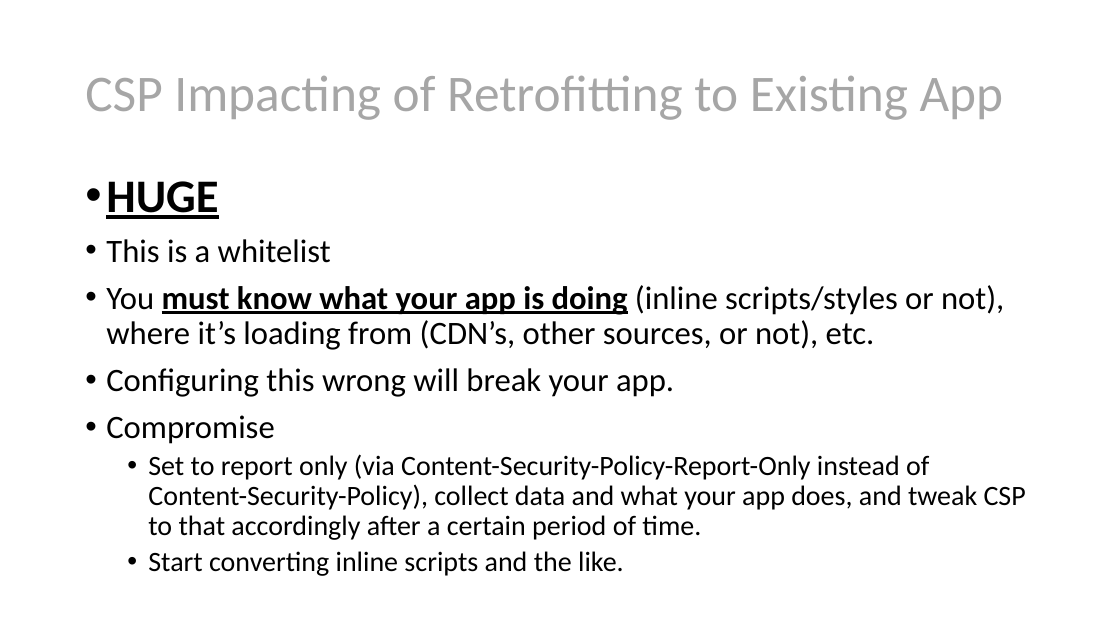
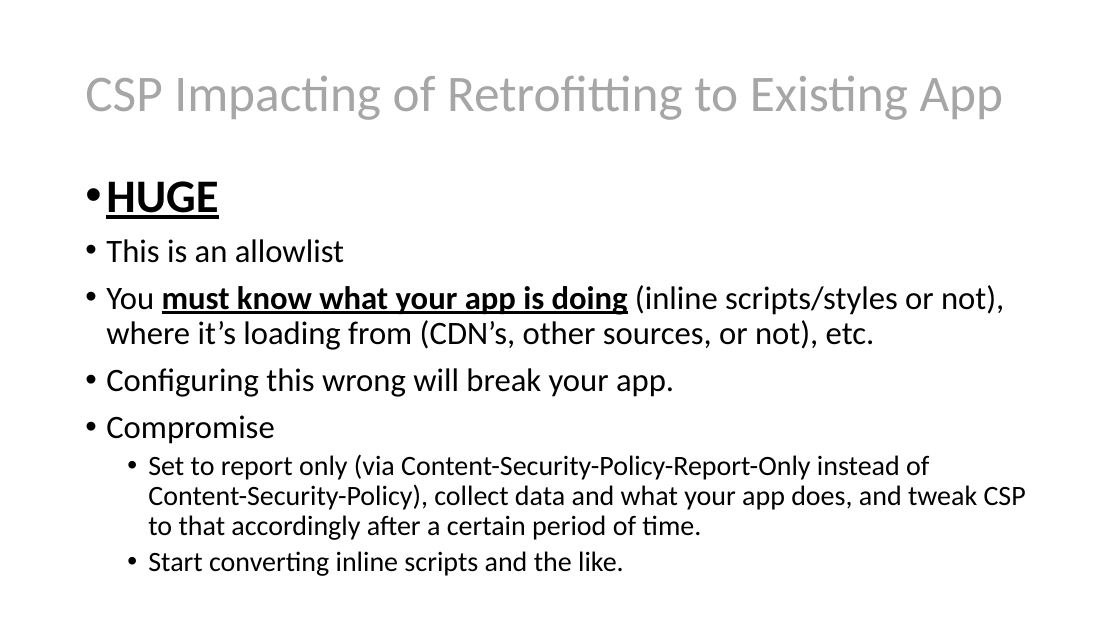
Before and after one commit to scottsauber/security-headers-talk, a slide deck: slide 37 of Security Headers Explained.pptx (slide 42 before the commit). Drawn at 1120x630 pixels with LibreOffice and Linux fonts; fonts in the diff are those of the drawing. Boxes give left, top, right and bottom in pixels: in the first picture for what was removed or moved away, otherwise in the second. Text is boxed around its words. In the diff, an @@ line names an element or a change of style, - is before the commit and + after.

```diff
--- a/Security Headers Explained.pptx
+++ b/Security Headers Explained.pptx
@@ text at (x1=106, y1=239, x2=344, y2=263): text changed @@
-• This is a whitelist
+• This is an allowlist
```
Also in this commit, not shown: 9 other slides changed, 5 slides removed, 2 other files.
